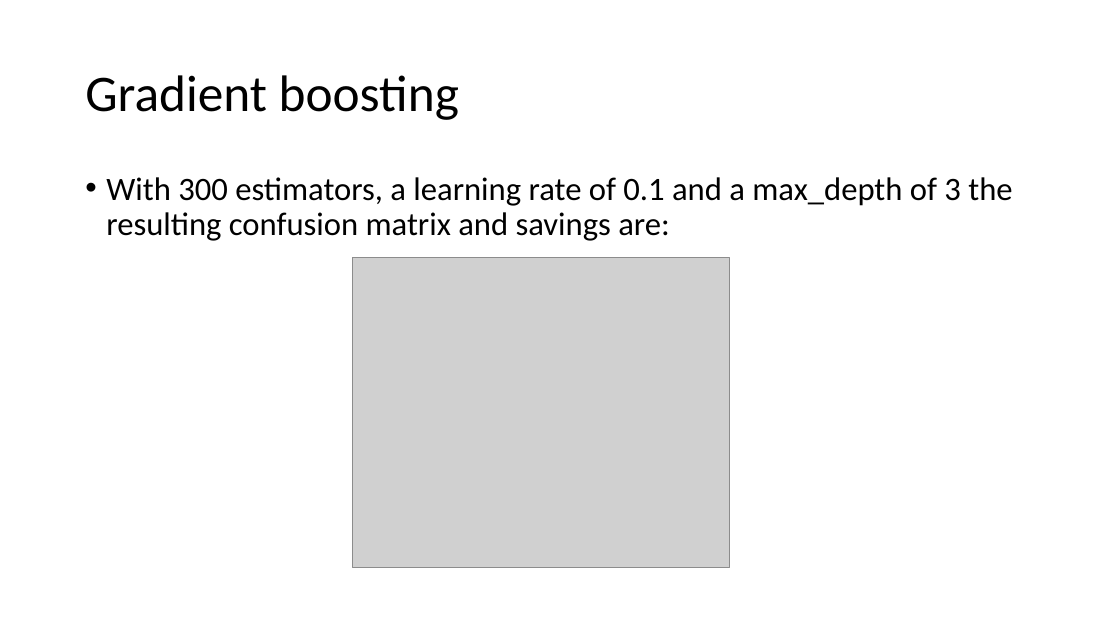
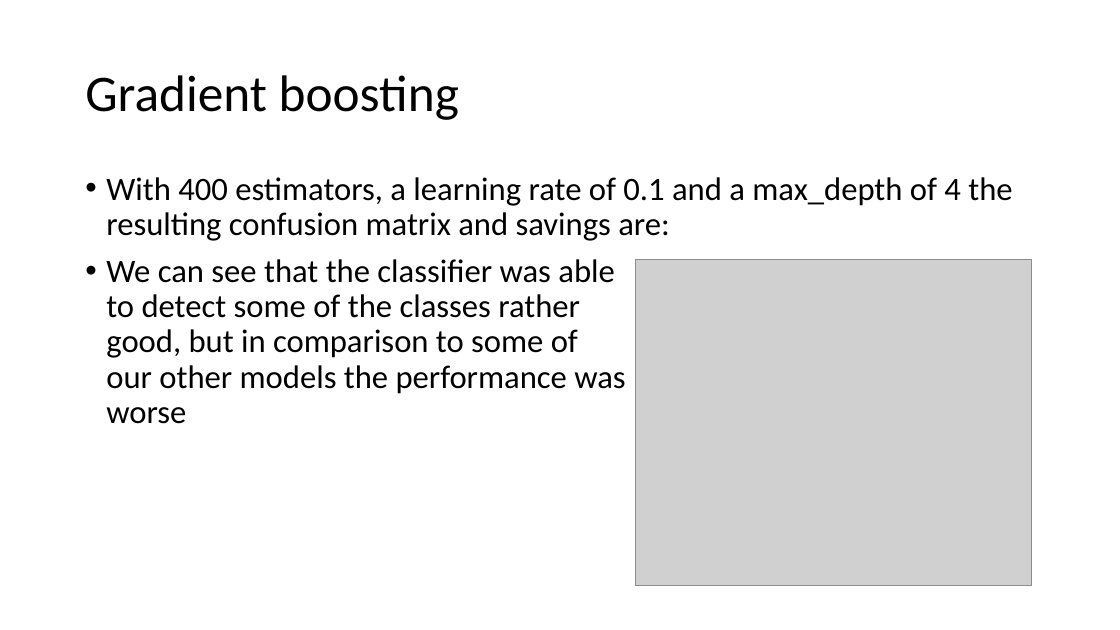
Before and after one commit to sandroassek/SS23_UE_MLPC, a slide deck: slide 10 of Challenge Presentation.pptx. Drawn at 1120x630 pixels with LibreOffice and Linux fonts; fonts in the diff are those of the drawing; grey boxes stand for pictures. Boxes give left, top, right and bottom in pixels: in the first picture for what was removed or moved away, otherwise in the second. Text is boxed around its words. In the diff, an @@ line names an element or a change of style, - is before the commit and + after.

Commit message:
Updated Gradient Boosting

```diff
--- a/Challenge Presentation.pptx
+++ b/Challenge Presentation.pptx
@@ text at (106, 177, 1012, 424): text changed @@
-• With 300 estimators, a learning rate of 0.1 and a max_depth of 3 the resulting confusion matrix and savings are:
+• With 400 estimators, a learning rate of 0.1 and a max_depth of 4 the resulting confusion matrix and savings are:
+• We can see that the classifier was able
+  to detect some of the classes rather
+  good, but in comparison to some of
+  our other models the performance was
+  worse
@@ picture removed at (352, 257, 729, 567) @@
@@ picture added at (635, 260, 1032, 586) @@
```
Also in this commit, not shown: 1 other slide changed.
